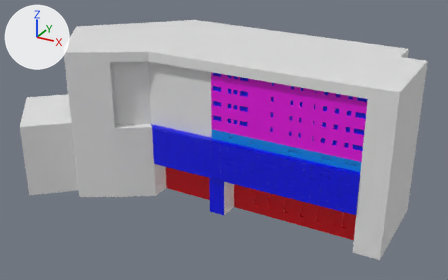
Two versions of the Blender file Blends/LX.blend, one commit apart.
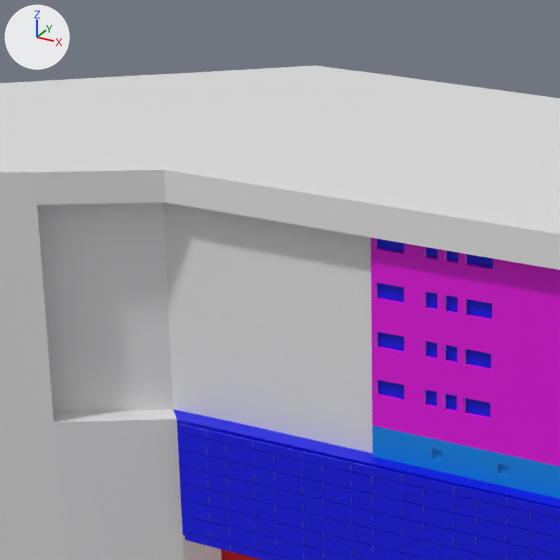
There are two pictures of each version: one whole from a camera (50 mm lens) standing at (73.6, -122.3, 76.1) and looking at (5.8, 0.9, 14.5), one close up on the part from 22% to 60% of the width and 0% to 61% of the height. The axes (+X, +Y, +Z) are drawn at upper left. The lights are the same throughout.

Objects in the first close-up: 'Blue.003', 'tile_01.002', 'tile_02', 'tile_03'.
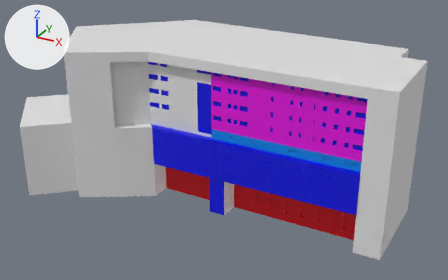
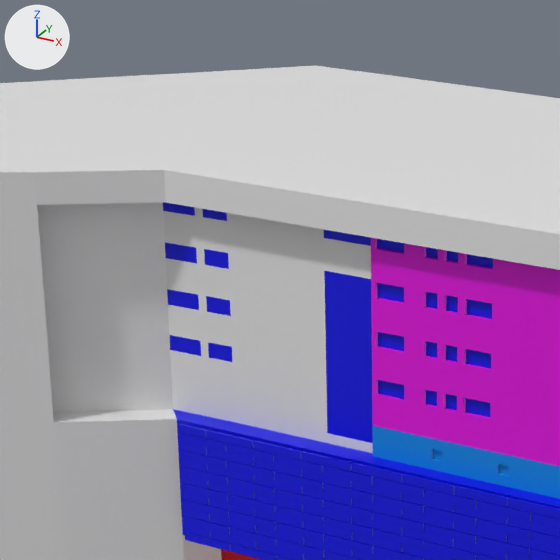
Boxes [x1, y1, x2, y2] around the edits, measured in the close-ups (560 x 560 px):
part 1 of me_cube_007, added
    after: [0, 76, 560, 560]

Diff of the bpy script that builds the scene:
```diff
--- a/Blends/LX.blend.py
+++ b/Blends/LX.blend.py
@@ me_cube_007 @@
 # used by ob_tile_02; location = (0.0, 0.0, 0.0); scale = (51.0, 26.1, 1.0)
-me_cube_007.from_pydata(...)  # 2099 vertices, 2087 faces; spans x -1.0..1.0, y -0.9..0.9, z 0.0..37.5
+me_cube_007.from_pydata(...)  # 2790 vertices, 2777 faces, 1 loose edge; spans x -1.0..1.0, y -0.9..0.9, z 0.0..37.5
+# me_cube_007 part 1: 691 vertices added at x -0.6..0.1, y -0.4..0.9, z 0.0..37.5
 me_cube_007.materials.append(mat_material_003)
```
